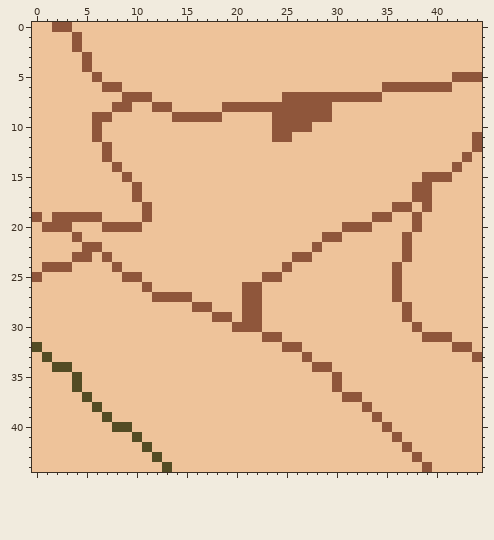
A pixel-art sprite gets an edit: assets/maps/desert/meta-map-sm.png. Above is the file before it was changed.
The file is 45x45 pixels.
After the commit:
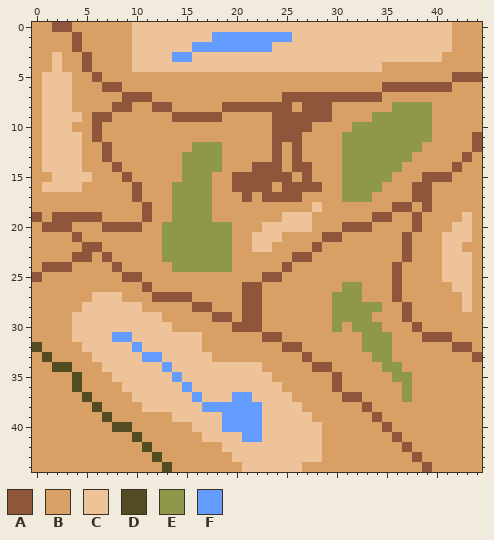
Palette (. is transparent): A #8f563b  B #d9a066  C #eec39a  D #524b24  E #8f974a  F #639bff
The exact change:
Changed rows in their new state; - is an unchanged pixel.
first column x 0:
 0 BB--BBBBBB--------------------------------BBB
 1 BBBB-BBBBB--------FFFFFFFF----------------BBB
 2 BBBB-BBBBB------FFFFFFFF------------------BBB
 3 BB-BB-BBBB----FF-------------------------BBBB
 4 BB-BB-BBBB-------------------------BBBBBBBBBB
 5 B---BB-BBBBBBBBBBBBBBBBBBBBBBBBBBBBBBBBBBB---
 6 B---BBB--BBBBBBBBBBBBBBBBBBBBBBBBBB-------BBB
 7 B---BBBBB---BBBBBBBBBBBBB----------BBBBBBBBBB
 8 B---BBBB--BB--BBBBB-------B---BBBBBBEEEEBBBBB
 9 B----B--BBBBBB-----BBBBB------BBBBEEEEEEBBBBB
10 B---BB-BBBBBBBBBBBBBBBBB----BBBBEEEEEEEEBBBBB
11 B----B-BBBBBBBBBBBBBBBBB--ABBBBEEEEEEEEEBBBB-
12 B----BB-BBBBBBBBEEEBBBBBABABBBBEEEEEEEEBBBBB-
13 B----BB-BBBBBBBEEEEBBBBBABABBBBEEEEEEEBBBBB-B
14 B----BBB-BBBBBBEEEEBBBAAABAABBBEEEEEEBBBBB-BB
15 BB----BBB-BBBBBEEEBBAAAAAABABBBEEEEEBBB---BBB
16 B----BBBBB-BBBEEEEBBAAAABAAAABBEEEEBBB--BBBBB
17 BBBBBBBBBB-BBBEEEEBBBABAAAABBBBEEEBBBB--BBBBB
18 BBBBBBBBBBB-BBEEEEBBBBBBBBBB-BBBBBBB--B-BBBBB
19 -B-----BBBB-BBEEEEBBBBBBB---BBBBBB--BB-BBBB-B
20 B---BBB----BBEEEEEEEBBB-----BBB---BBBB-BBB--B
21 BBBB-BBBBBBBBEEEEEEEBB---BBBB--BBBBBB-BBB---B
22 BBBBB--BBBBBBEEEEEEEBB--BBBB-BBBBBBBB-BBB--BB
23 BBBB--B-BBBBBEEEEEEEBBBBBB--BBBBBBBBB-BBB---B
24 B---BBBB-BBBBBEEEEEEBBBBB-BBBBBBBBBB-BBBB---B
25 -BBBBBBBB--BBBBBBBBBBBB--BBBBBBBBBBB-BBBB---B
26 BBBBBBBBBBB-BBBBBBBBB--BBBBBBBBEEBBB-BBBBB--B
27 BBBBBB---BBB----BBBBB--BBBBBBBEEEBBB-BBBBBB-B
28 BBBBB------BBBBB--BBB--BBBBBBBEEEEEBB-BBBBB-B
29 BBBB---------BBBBB--B--BBBBBBBEEEEBBB-BBBBBBB
30 BBBB----------BBBBBB---BBBBBBBEBEEEBBB-BBBBBB
31 BBBB----FF-------BBBBBB--BBBBBBBBEEEBBB---BBB
32 -BBBB-----F------BBBBBBBB--BBBBBBEEEBBBBBB--B
33 B-BBBB-----FF-----BBBBBBBBB-BBBBBBEEBBBBBBBB-
34 BB--BBB------F---------BBBBB--BBBBBEEBBBBBBBB
35 BBBB-BBB------F---------BBBBBB-BBBBBEEBBBBBBB
36 BBBB-BBBB------F---------BBBBB-BBBBBBEBBBBBBB
37 BBBBB-BBBB------F---FF----BBBBB--BBBBEBBBBBBB
38 BBBBBB-BBBB------FFFFFF----BBBBBB-BBBBBBBBBBB
39 BBBBBBB-BBBBBB-----FFFF-----BBBBBB-BBBBBBBBBB
40 BBBBBBBB--BBBBBB---FFFF------BBBBBB-BBBBBBBBB
41 BBBBBBBBBB-BBBBBB----FF------BBBBBBB-BBBBBBBB
42 BBBBBBBBBBB-BBBBBBB----------BBBBBBBB-BBBBBBB
43 BBBBBBBBBBBB-BBBBBBB---------BBBBBBBBB-BBBBBB
44 BBBBBBBBBBBBB-BBBBBBB------BBBBBBBBBBBB-BBBBB
